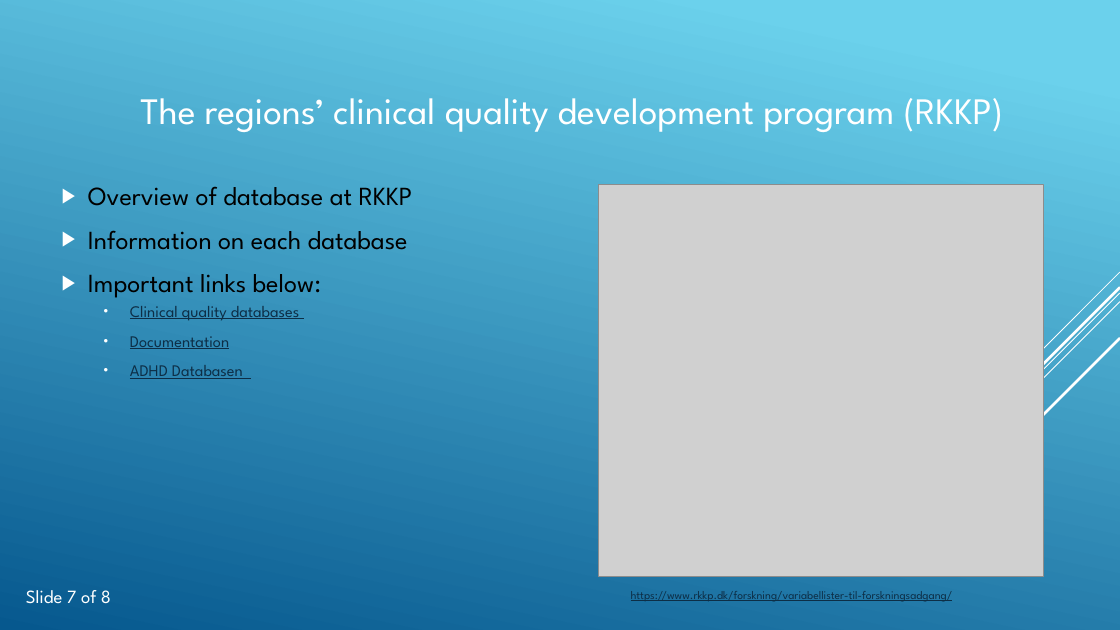
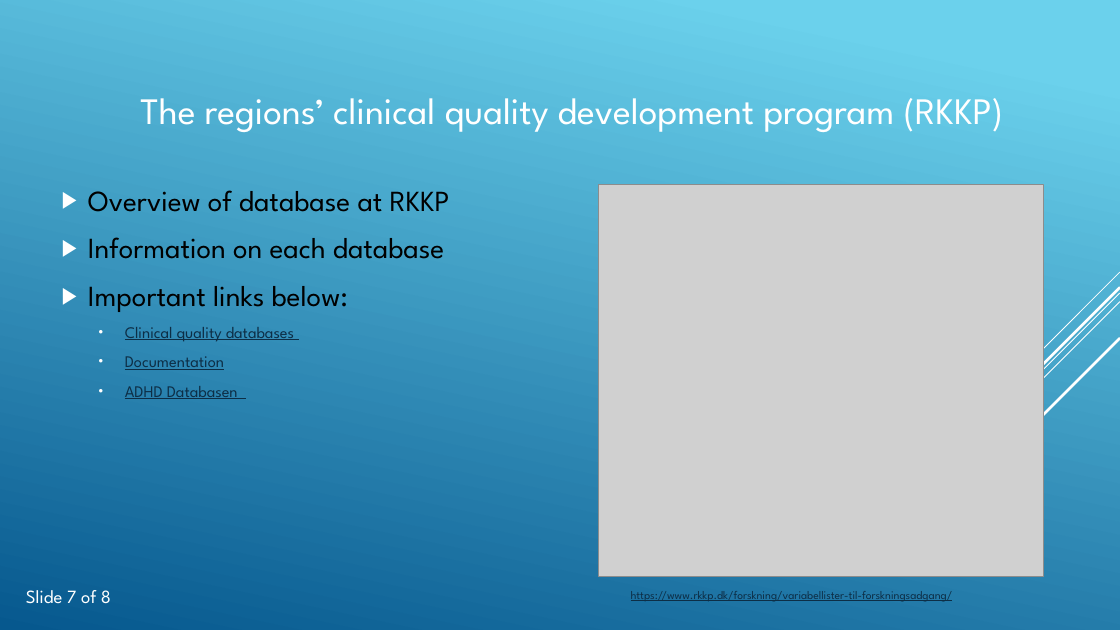
Before and after one commit to ctpteam/DST, a slide deck: slide 8 of Presentation/Presentation in relation to heart.dk network.pptx. Drawn at 1120x630 pixels with LibreOffice and Linux fonts; fonts in the diff are those of the drawing; grey boxes stand for pictures. Boxes give left, top, right and bottom in pixels: in the first picture for what was removed or moved away, otherwise in the second. Text is boxed around its words. In the diff, an @@ line names an element or a change of style, - is before the commit and + after.

Commit message:
Update

```diff
--- a/Presentation/Presentation in relation to heart.dk network.pptx
+++ b/Presentation/Presentation in relation to heart.dk network.pptx
@@ text "Overview of database at RKKP" at (88, 190, 450, 312): size 22.4 to 25 pt @@
@@ text "Clinical quality databases": place and size @@
-text "Clinical quality databases" at (130, 306, 299, 379)
+text "Clinical quality databases" at (125, 327, 294, 399)
```
